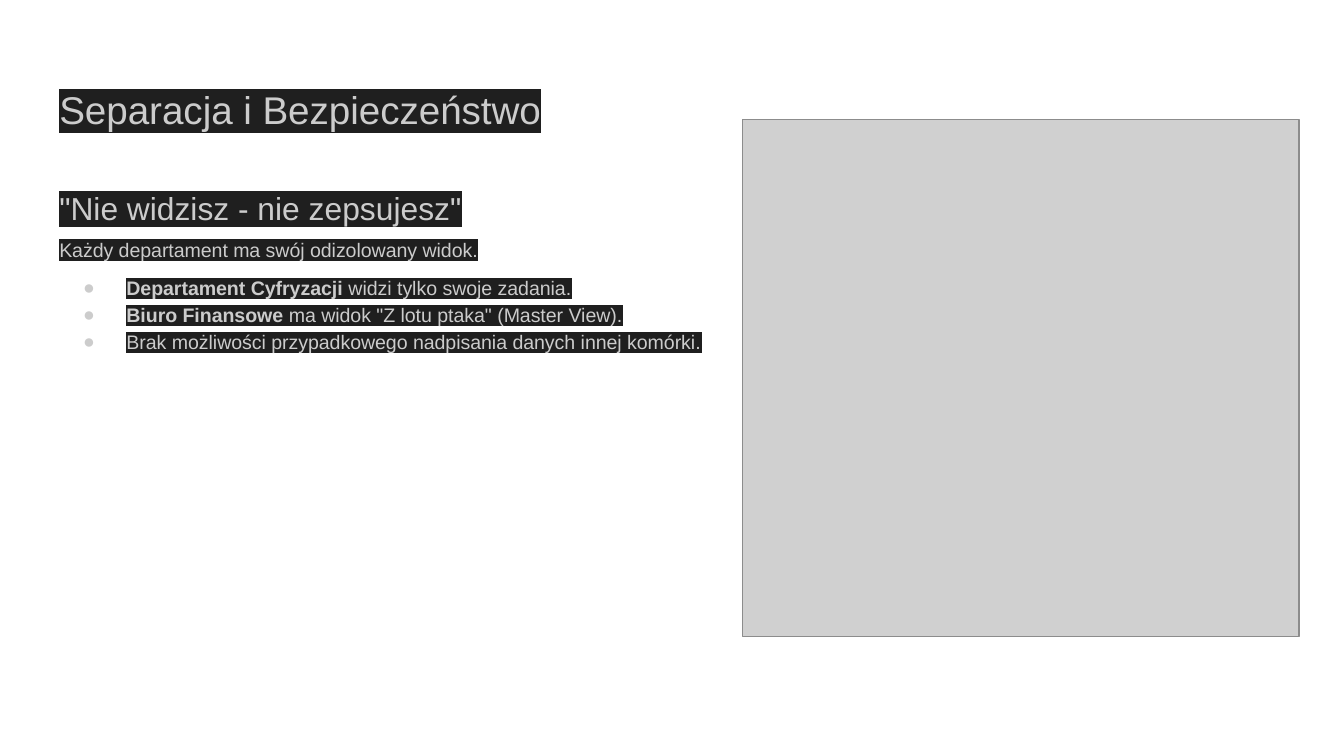
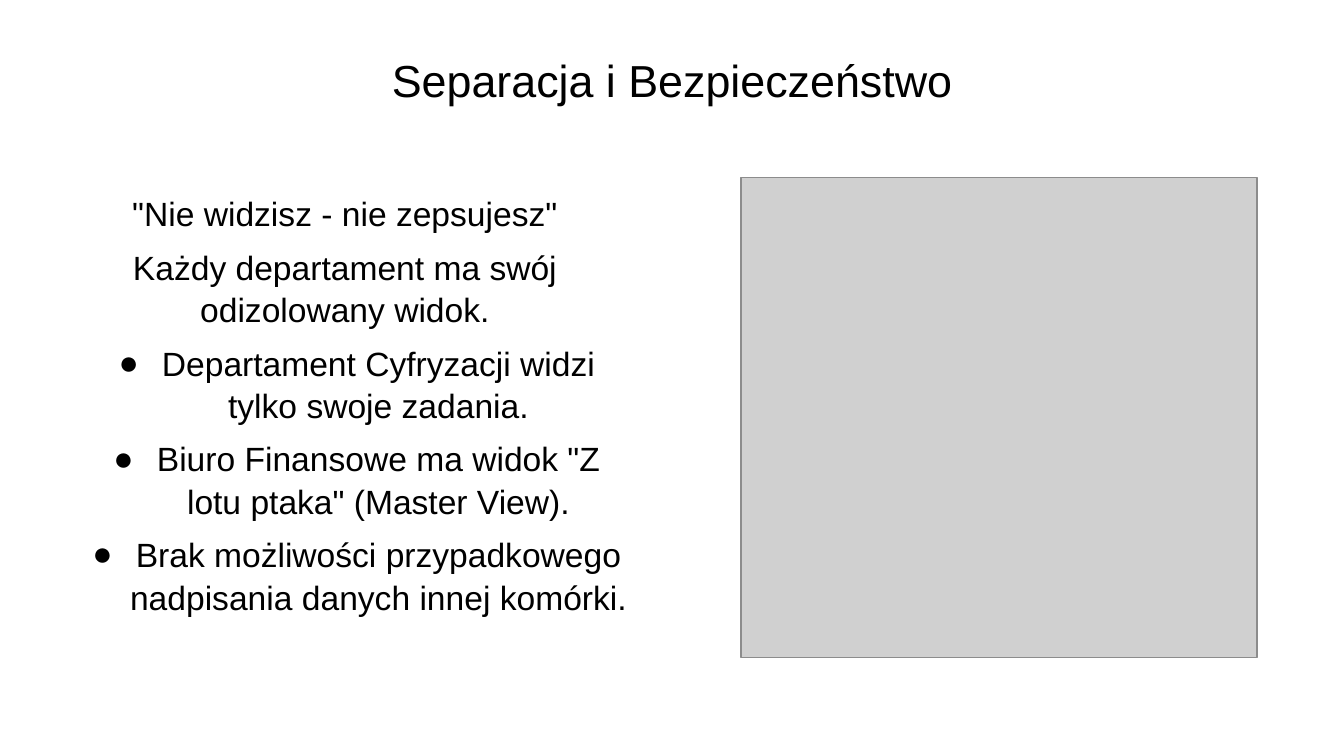
Before and after one commit to BachaBajceps/HackNation2025, a slide deck: slide 4 of Prezentacja.pptx. Drawn at 1344x756 pixels with LibreOffice and Linux fonts; fonts in the diff are those of the drawing; grey boxes stand for pictures. Boxes give left, top, right and bottom in pixels: in the first picture for what was removed or moved away, otherwise in the second. Text is boxed around its words. In the diff, an @@ line names an element or a change of style, - is before the commit and + after.

```diff
--- a/Prezentacja.pptx
+++ b/Prezentacja.pptx
@@ title "Separacja i Bezpieczeństwo" at <box>392,64,952,106</box>: size 20.7 to 24 pt, text colour #CCCCCC to #000000, highlight #1F1F1F to none; alignment left to centre; line spacing 1.15 to 0.9; vertical alignment top to middle @@
@@ text ""Nie widzisz - nie zepsujesz"": place and size @@
-text ""Nie widzisz - nie zepsujesz"" at <box>59,197,701,354</box>
+text ""Nie widzisz - nie zepsujesz"" at <box>130,201,627,616</box>
@@ text ""Nie widzisz - nie zepsujesz"" at <box>130,201,627,616</box>: size 17 to 18 pt in ""Nie widzisz - nie zepsujesz""; text colour #CCCCCC to #000000, highlight #1F1F1F to none; size 10.5 to 18 pt in "Każdy departament ma swój odizolowany widok.", "Departament Cyfryzacji widzi tylko swoje zadania.", "Biuro Finansowe ma widok "Z lotu ptaka" ...", "Brak możliwości przypadkowego nadpisania danych innej komórk ..."; bold off in "Departament Cyfryzacji", "Biuro Finansowe"; alignment left to centre; line spacing 1.15 to 1.05; less space between paragraphs; more space between paragraphs; bullet colour #CCCCCC to #000000 @@
@@ picture: place and size @@
-picture at <box>742,120,1298,637</box>
+picture at <box>741,177,1257,657</box>
```
Also in this commit, not shown: 7 other slides changed.
